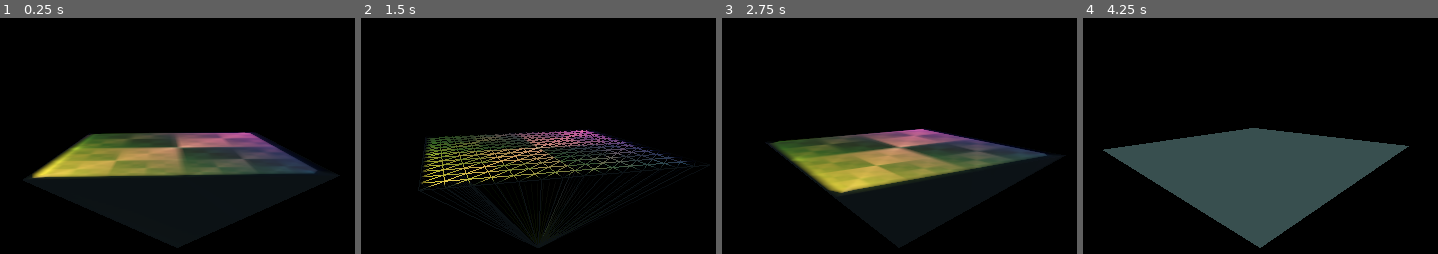
Above: before the commit, frames 1-4 (left to right).
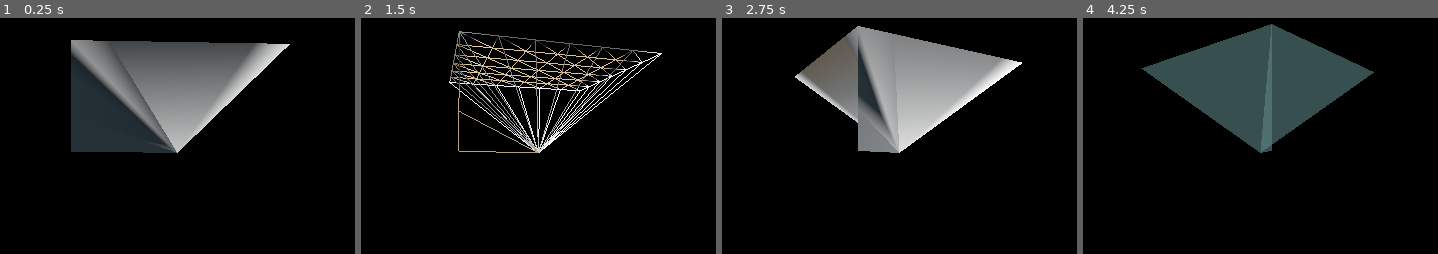
Above: after the commit, the same moments.

Repository: jinjagit/face_with_margin
Game: Godot game, scene res://Main.tscn
Same seed, same stepped clock (60 frames per second), same inputs: the game is played once before the commit and once after it.
Inputs:
- Up to frame 1 (0.25 s): no input
- Up to frame 2 (1.5 s): tap Enter at 0.5 s; hold P 0.53-1.28 s; tap P at 1.35 s
- Up to frame 3 (2.75 s): hold P from 2.03 s (still down)
- Up to frame 4 (4.25 s): release P at 2.78 s; tap P at 2.85 s; hold P from 3.53 s (still down)

The runs differ from the first frame. In frame 1, 31% of the frame differs, in the area x 7-94%, y 9-69%; in frame 2, 11%; in frame 3, 30%; in frame 4, 38%, in the area x 5-92%, y 2-98%.

Commit message:
vertically displace verts of top-r square

Diff:
--- a/FaceWithMarginMesh.gd
+++ b/FaceWithMarginMesh.gd
@@ -13,6 +13,20 @@
 	var sz := pointOnUnitCube.z * sqrt(1.0 - x2 / 2.0 - y2 / 2.0 + x2 * y2 / 3.0)
 	return Vector3(sx, sy, sz)
 
+func displace_vertically(factor : float, step: float):
+	var v_offset : float = factor * step * 2.0
+	print(v_offset)
+
+	var new_normal := Vector3(0.0, 0.0, 0.0)
+	if normal.z > 0.0:
+		new_normal = Vector3(0.0, 0.0, normal.z - v_offset)
+	elif normal.y > 0.0:
+		new_normal = Vector3(0.0, normal.y - v_offset, 0.0)
+	else:
+		new_normal = Vector3(normal.x - v_offset, 0.0, 0.0)
+
+	return new_normal
+
 func generate_mesh():
 	var arrays := []
 	arrays.resize(Mesh.ARRAY_MAX)
@@ -22,9 +36,10 @@
 	var normal_array := PoolVector3Array()
 	var index_array := PoolIntArray()
 
-	var resolution := 15
-	var margin := 7
+	var resolution := 7
+	var margin := 3
 	var width := resolution + (2 * margin) # 11
+	var step = 1.0 / (resolution - 1)
 	var num_vertices : int = width * width
 	var num_indices : int = (width - 1) * (width -1) * 6
 
@@ -38,12 +53,26 @@
 	var axisB : Vector3 = normal.cross(axisA)
 	var percent := Vector2(0.0, 0.0)
 	var pointOnUnitCube := Vector3(0.0, 0.0, 0.0)
+	var factor := 0.0
 	var i : int = 0
 
 	for y in range(margin * -1, width - margin): # -3 <-> 8
 		for x in range(margin * -1, width - margin):
 
-			if x >= 0 and x < resolution and y >= 0 and y < resolution:
+			if x < 0 and y < 0: # top left margin square
+				factor = x * -1.0 if x < y else y * -1.0
+
+				var new_normal : Vector3 = displace_vertically(factor, step)
+				# TODO: display 'horizontally' as appropriate
+				percent = Vector2(0.0, 0.0)
+				pointOnUnitCube = new_normal + (percent.x - 0.5) * 2.0 * axisA + (percent.y - 0.5) * 2.0 * axisB
+				uv_array[i] = Vector2(0.0, 0.0)
+
+			# elif x < resolution and y < 0: # top edge margin
+			# elif y < 0: # top right margin square
+			# elif x < 0 and y < resolution # left edge margin
+
+			elif x >= 0 and x < resolution and y >= 0 and y < resolution:
 				percent = Vector2(x, y) / (resolution - 1)
 				pointOnUnitCube = normal + (percent.x - 0.5) * 2.0 * axisA + (percent.y - 0.5) * 2.0 * axisB
 				# Must convert integers to floats!
@@ -51,6 +80,12 @@
 			else:
 				pointOnUnitCube = Vector3(0.0, 0.0, 0.0)
 				uv_array[i] = Vector2(0.0, 0.0)
+
+
+			# elif x >= resolution and y < resolution: right edge margin
+			# elif x < 0 and y >= resolution: bottom left margin square
+			# elif x < resolution and y >= resolution: bottom edge margin
+			# else: # bottom right margin square
 
 			#vertex_array[i] = spherize(pointOnUnitCube)
 			vertex_array[i] = pointOnUnitCube
@@ -97,6 +132,7 @@
 
 	print("n vertices {v}".format({"v":vertex_array.size()}))
 	print("uv0: {v}".format({"v":uv_array[9]}))
+	print("normal: {v}".format({"v":normal}))
 
 	call_deferred("_update_mesh", arrays)#
 
--- a/Main.tscn
+++ b/Main.tscn
@@ -6,7 +6,7 @@
 transform = Transform( 1, 0, 0, 0, 1, 0, 0, 0, 1, 0, -0.00535631, 0 )
 
 [node name="Camera" type="Camera" parent="."]
-transform = Transform( 1, 0, 0, 0, 0.980213, 0.197948, 0, -0.197948, 0.980213, 0, 1.59754, 3.02618 )
+transform = Transform( 1, 0, 0, 0, 0.999838, -0.0180282, 0, 0.0180282, 0.999838, 0, -0.032021, 4.03467 )
 current = true
 
 [node name="Planet" parent="." instance=ExtResource( 1 )]
@@ -18,3 +18,8 @@
 light_energy = 1.284
 light_indirect_energy = 0.0
 light_specular = 1.433
+
+[node name="OmniLight" type="OmniLight" parent="."]
+transform = Transform( 1, 0, 0, 0, 1, 0, 0, 0, 1, 9.46831, -35.2252, -15.8102 )
+light_energy = 16.0
+omni_range = 44.062
--- a/Planet.tscn
+++ b/Planet.tscn
@@ -1,17 +1,12 @@
-[gd_scene load_steps=5 format=2]
+[gd_scene load_steps=3 format=2]
 
 [ext_resource path="res://Planet.gd" type="Script" id=1]
-[ext_resource path="res://Sierpinski_square.jpg" type="Texture" id=2]
 [ext_resource path="res://FaceWithMarginMesh.gd" type="Script" id=4]
-
-[sub_resource type="SpatialMaterial" id=1]
-albedo_texture = ExtResource( 2 )
 
 [node name="Planet" type="Spatial"]
 script = ExtResource( 1 )
 
 [node name="FaceWithMargin" type="MeshInstance" parent="."]
 transform = Transform( 1, 0, 0, 0, 1, 0, 0, 0, 1, 0, 0, 0 )
-material_override = SubResource( 1 )
 script = ExtResource( 4 )
 normal = Vector3( 0, 1, 0 )
